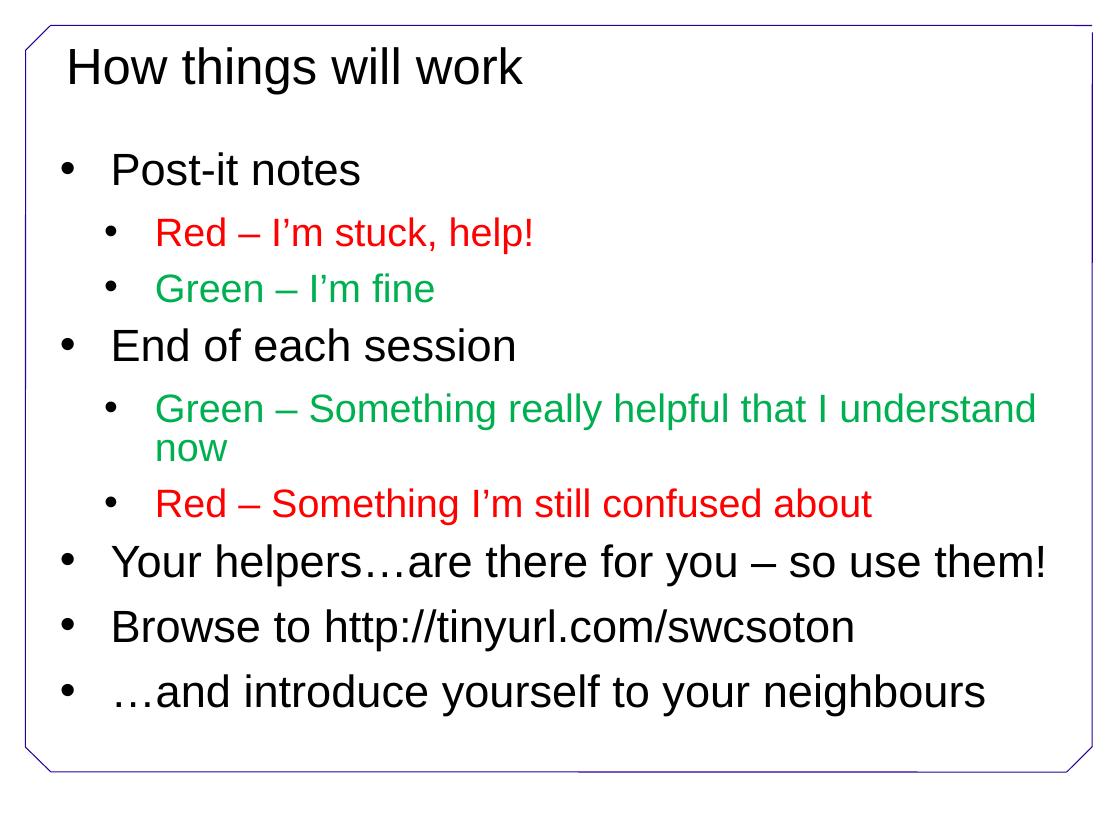
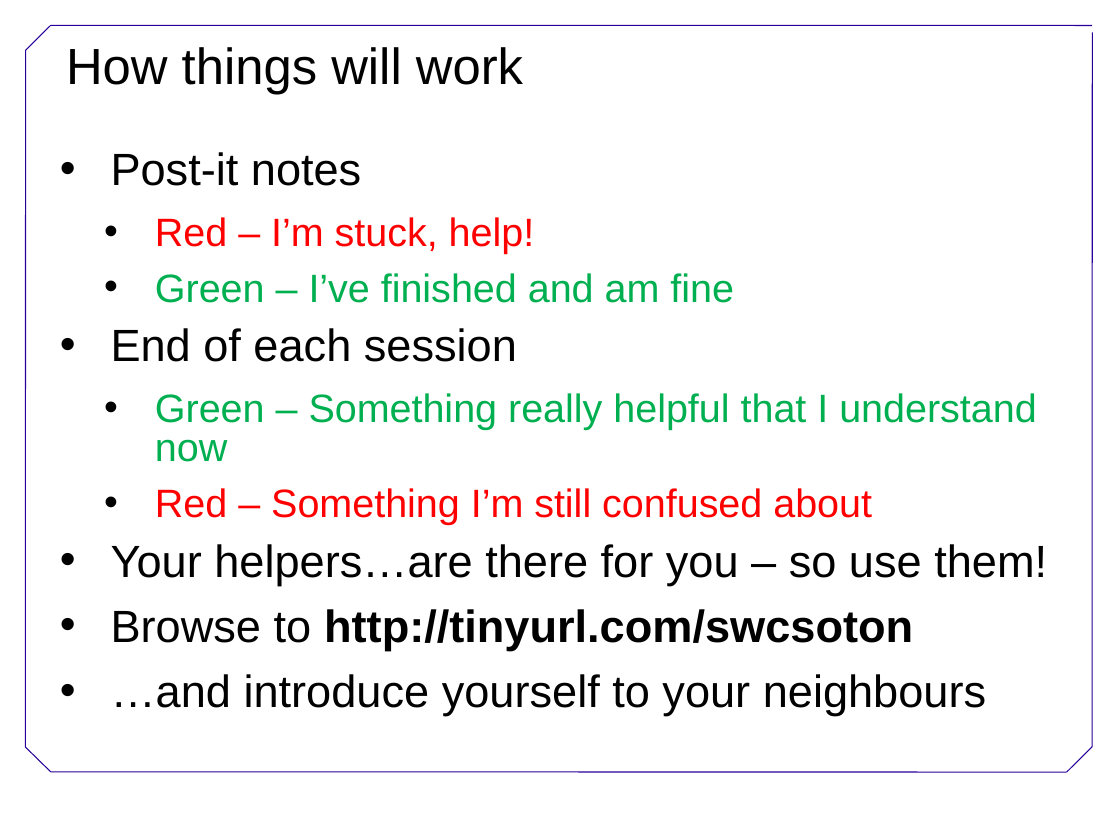
Before and after one commit to swcarpentry/DEPRECATED-boot-camps, a slide deck: slide 7 of Welcome.ppt. Drawn at 1120x840 pixels with LibreOffice and Linux fonts; fonts in the diff are those of the drawing; background and template pictures are left out. Boxes give left, top, right and bottom in pixels: in the first picture for what was removed or moved away, otherwise in the second. Text is boxed around its words. In the diff, an @@ line names an element or a change of style, - is before the commit and + after.

```diff
--- a/Welcome.ppt
+++ b/Welcome.ppt
@@ text at (x1=155, y1=273, x2=734, y2=303): text changed @@
-  • Green – I’m fine
+  • Green – I’ve finished and am fine
@@ text at (x1=111, y1=609, x2=913, y2=650): bold on in "http://tinyurl.com/swcsoton" @@
```
Also in this commit, not shown: 2 other slides changed, 2 other files.
